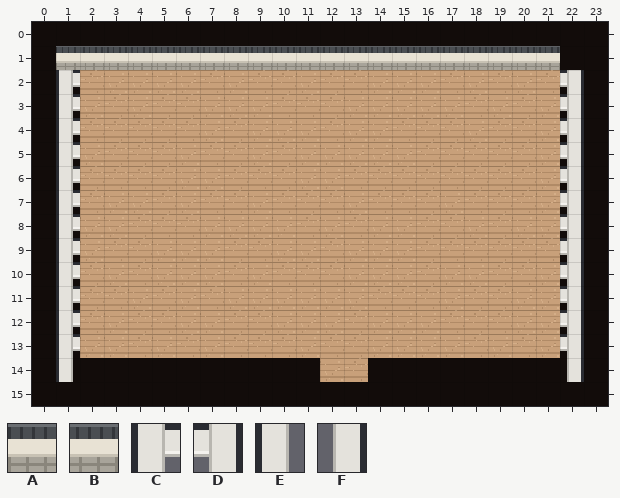
A Tiled map (JSON) gets an edit: data/tk_maps/w21/seoul/suns-neighbourhood--sun-flat.tmj. Above, as it was before the edit.
Cells are 16x16 px. Shown: x 0..23, y 0..15.
Key: from "seoul_tiles": A 56, B 57, C 60, D 62, E 64, F 66.
_ is an empty cell.
Layers that did not change in this view are not listed.
Layer "wall" before, first column x 0:
 0 ________________________
 1 _ABBBBBBBBBBBBBBBBBBBB__
 2 _C____________________D_
 3 _C____________________D_
 4 _C____________________D_
 5 _C____________________D_
 6 _C____________________D_
 7 _C____________________D_
 8 _C____________________D_
 9 _C____________________D_
10 _C____________________D_
11 _C____________________D_
12 _C____________________D_
13 _C____________________D_
14 _E____________________F_
15 ________________________
Now the later version:
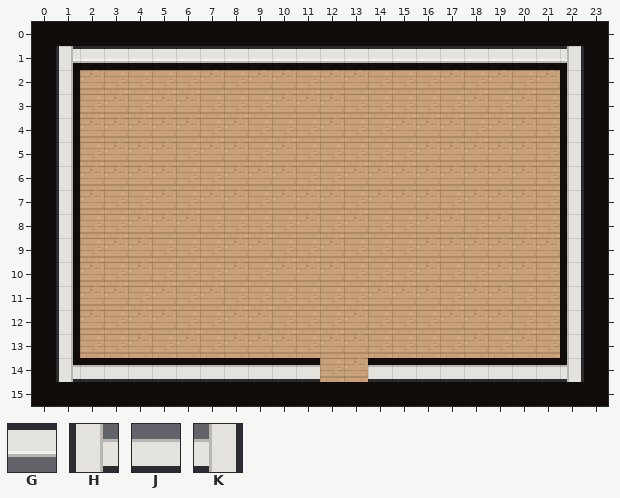
Further tiles: from "seoul_tiles": G 61, H 68, J 69, K 70.
Changes in this commit:
Changed rows in their new state; . is an unchanged cell.
Layer "wall":
first column x 1:
 1 CGGGGGGGGGGGGGGGGGGGGD
 2 E....................F
 3 E....................F
 4 E....................F
 5 E....................F
 6 E....................F
 7 E....................F
 8 E....................F
 9 E....................F
10 E....................F
11 E....................F
12 E....................F
13 E....................F
14 HJJJJJJJJJJ..JJJJJJJJK
Boxes around the changes in both pictures, in picture pixels (x1, y1, x2, y2):
changed: (56, 46, 584, 382)
